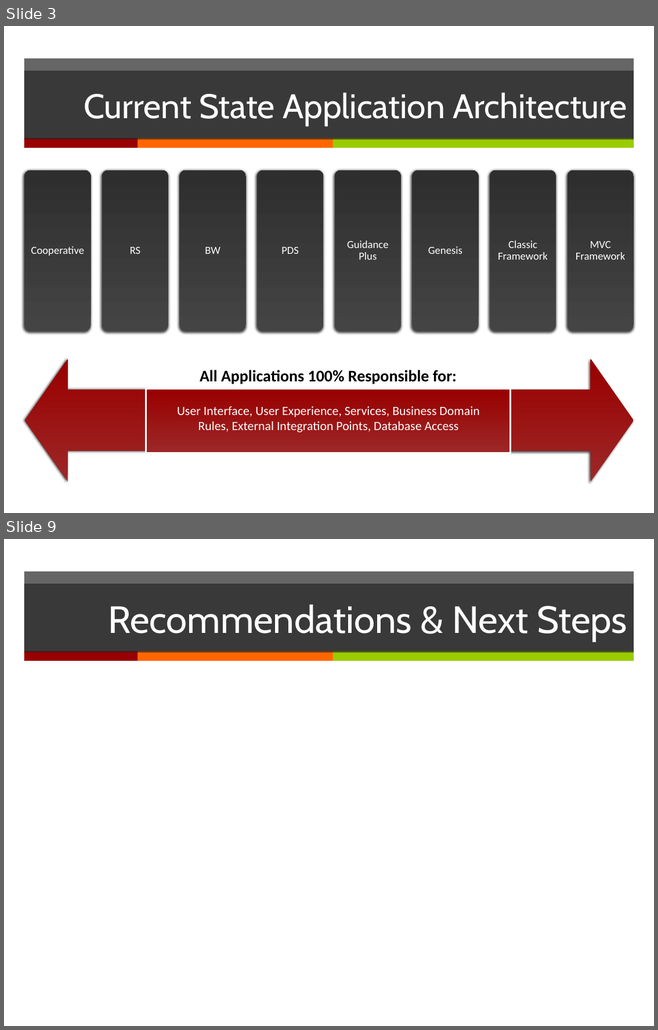
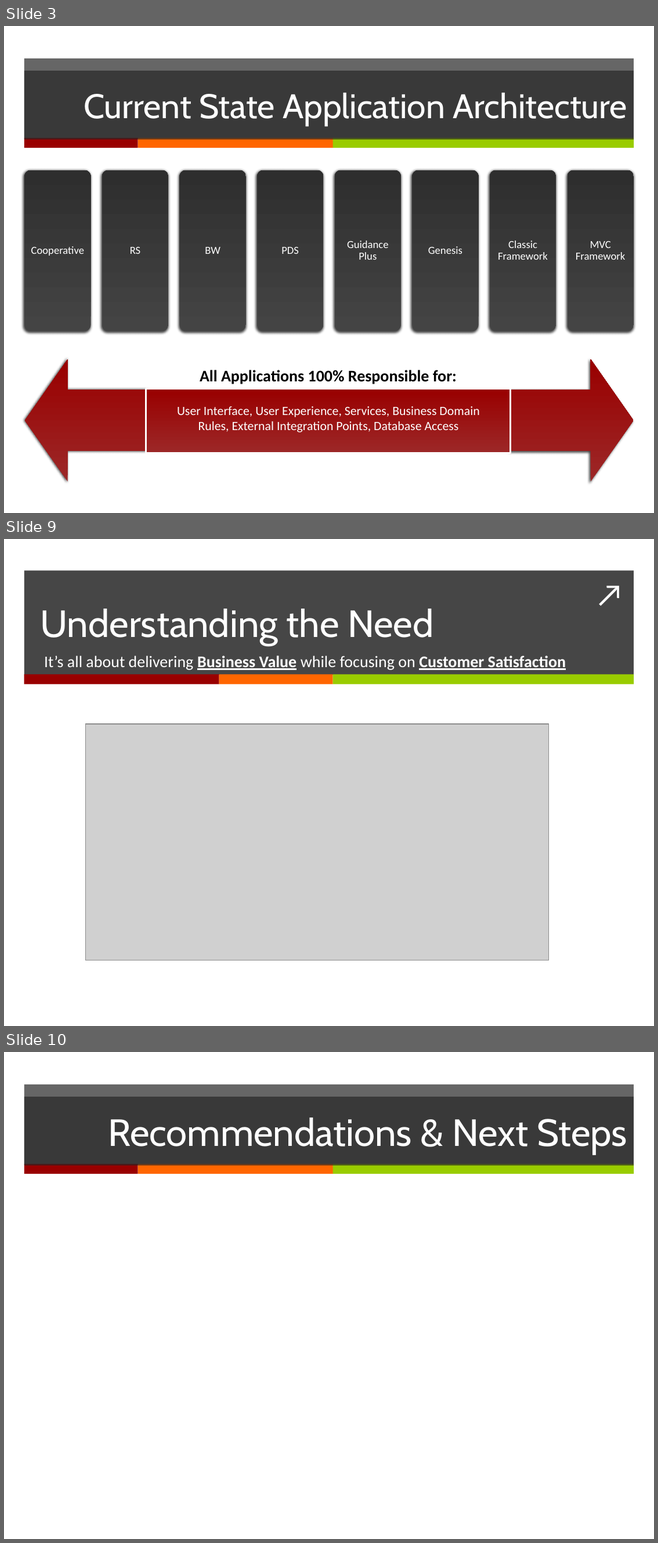
Before and after one commit to DannyDouglass/LeanUx, a slide deck: docs/presentations/LeanUx - IT Management.pptx. Shown one above the other, each under a label of ours: slides 3 and 9 before the commit, slides 3, 9 and 10 after it; the slides between them are not shown. The pictures are 658x1030 and 658x1543 pixels, drawn with LibreOffice and Linux fonts; fonts in the diff are those of the drawing; grey boxes stand for pictures. Boxes give left, top, right and bottom in pixels: in the first picture for what was removed or moved away, otherwise in the second. Text is boxed around its words. In the diff, an @@ line names an element or a change of style, - is before the commit and + after.

Commit message:
presentation about 90% complete; feedback welcomed

```diff
--- a/docs/presentations/LeanUx - IT Management.pptx
+++ b/docs/presentations/LeanUx - IT Management.pptx
@@ slide 9 added at [4,539,654,1026], background #FFFFFF @@
@@ rectangle added at [24,571,633,675], fill #262626 at 85% opacity @@
@@ text added at [589,571,630,617], 36 pt, text #FFFFFF @@
+↗
@@ title added at [40,609,433,645], 42 pt, text #FFFFFF @@
+Understanding the Need
@@ subtitle added at [44,656,565,670], 18 pt, text #FFFFFF @@
+It’s all about delivering Business Value while focusing on Customer Satisfaction
@@ rectangle added at [24,675,219,685], fill #990000 @@
@@ rectangle added at [219,675,333,685], fill #FF6600 @@
@@ rectangle added at [333,675,633,685], fill #99CC00 @@
@@ picture added at [85,724,549,961] @@
@@ what was slide 9 is now slide 10 @@
```
Also in this commit, not shown: 5 slides changed.
